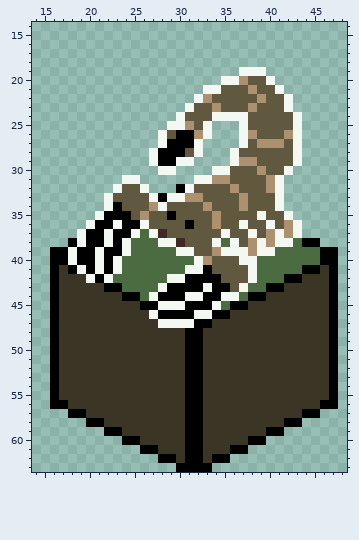
Two versions of one pixel-art file, My project/Assets/Tiles/baseunit.aseprite. The picture above was drawn from the file before the commit.
64x64 pixels, 1 frame. Colours within 5 levels of each other are drawn and written as one. Shown: x 14..48, y 14..63.
Now the later version:
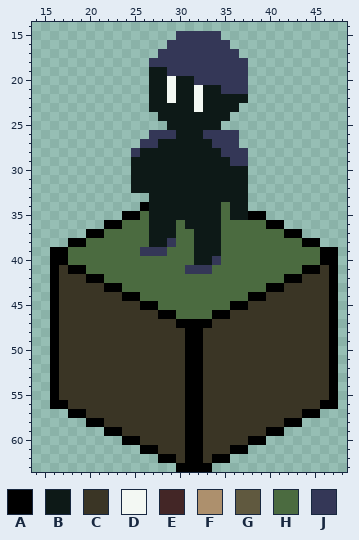
Palette (. is transparent): A #000000  B #0d1917  C #3a3525  D #f3f8f3  E #432626  F #ad906d  G #60593f  H #4b6b40  J #343757
Difference:
{"where": "layer \"Layer 2\""}
{"y":15,"x":30,"old":".....","new":"JJJJJ"}
{"y":16,"x":29,"old":".......","new":"JJJJJJJ"}
{"y":17,"x":28,"old":".........","new":"JJJJJJJJJ"}
{"y":18,"x":27,"old":"...........","new":"JJJJJJJJJJJ"}
{"y":19,"x":27,"old":"..........DDD","new":"BBJJJJJJJJJ.."}
{"y":20,"x":27,"old":"........DDFGGD","new":"BBDBBJJJJJJ..."}
{"y":21,"x":27,"old":"......DDGGGFGGD","new":"BBDBBDBBJJJ...."}
{"y":22,"x":27,"old":".....","new":"BBDBB"}
{"y":22,"x":33,"old":"FGGGGGFGGD","new":"BBBBB....."}
{"y":23,"x":27,"old":"....DGGFGGGFGGGD","new":"BBBBBDBBBB......"}
{"y":24,"x":28,"old":"..DGGGDDDDGGGGGD","new":"BBBBBBBB........"}
{"y":25,"x":29,"old":"DDFGD.","new":"BBBBBB"}
{"y":25,"x":37,"old":"DGGGGGD","new":"......."}
{"y":26,"x":27,"old":".DGAAFD...DFGGGFD","new":"JJJBBBJJJJ......."}
{"y":27,"x":26,"old":"..DAAAD....DGFFFGD","new":"JJBBBBBBJJJ......."}
{"y":28,"x":25,"old":"..DAAAGD...DGGGGGGD","new":"JBBBBBBBBBJJJ......"}
{"y":29,"x":25,"old":"..DAADD....DFFGGGGD","new":"BBBBBBBBBBBJJ......"}
{"y":30,"x":25,"old":"...DD....DDGGGFGGD","new":"BBBBBBBBBBBBB....."}
{"y":31,"x":24,"old":"DD......DDFFGGGGFD","new":".BBBBBBBBBBBBB...."}
{"y":32,"x":23,"old":"DGGD...ADGGGGFGGGFD","new":"..BBBBBBBBBBBBB...."}
{"y":33,"x":22,"old":"DGGGGDADDFFGGGGFGGGD","new":".....BBBBBBBBBBB...."}
{"y":34,"x":22,"old":"DAGGGFDGGGGFGGGFGGGD","new":"....ABBBBBBBBHBB...."}
{"y":35,"x":21,"old":"DAA","new":"..."}
{"y":35,"x":25,"old":"GFGGAGGGGFGGGGDGGD","new":"AHBBBBBBBBHBBAA..."}
{"y":36,"x":20,"old":"DA","new":".."}
{"y":36,"x":23,"old":"DAADGGGGAGGFGGDGGDGFD","new":"AHHHBBBHBBBBHHHHHAA.."}
{"y":37,"x":19,"old":"D","new":"."}
{"y":37,"x":22,"old":"DAAD","new":"HHHH"}
{"y":37,"x":27,"old":"DEGGGGGGDGGDGFDFD","new":"BBBHHBBBHHHHHHHAA"}
{"y":38,"x":19,"old":"DAADAD","new":"AHHHHH"}
{"y":38,"x":27,"old":"HDDEGGGD","new":"BBJHHBBB"}
{"y":38,"x":36,"old":"DGFDFDD","new":"HHHHHHH"}
{"y":39,"x":18,"old":"DAADAAD","new":"HHHHHHH"}
{"y":39,"x":26,"old":"HHH","new":"JJJ"}
{"y":39,"x":30,"old":"DDGGFDDDFDD","new":"HHBBBHHHHHH"}
{"y":40,"x":18,"old":"DAADAD","new":"HHHHHH"}
{"y":40,"x":32,"old":"DFGGGDD","new":"BBJHHHH"}
{"y":41,"x":19,"old":"DADAD","new":"AHHHH"}
{"y":41,"x":31,"old":"DDAGGGGD","new":"JJJHHHHH"}
{"y":42,"x":20,"old":"D","new":"A"}
{"y":42,"x":22,"old":"D","new":"H"}
{"y":42,"x":29,"old":"DDAAAAGGGD","new":"HHHHHHHHHH"}
{"y":43,"x":28,"old":"DAAAADAAGD","new":"HHHHHHHHHH"}
{"y":44,"x":27,"old":"DAAADDAADD","new":"HHHHHHHHHH"}
{"y":45,"x":28,"old":"DDDAAAD","new":"HHHHHHH"}
{"y":46,"x":27,"old":"D","new":"C"}
{"y":46,"x":30,"old":"AADD","new":"HHHH"}
{"y":47,"x":28,"old":"DDDD","new":"CCAA"}
